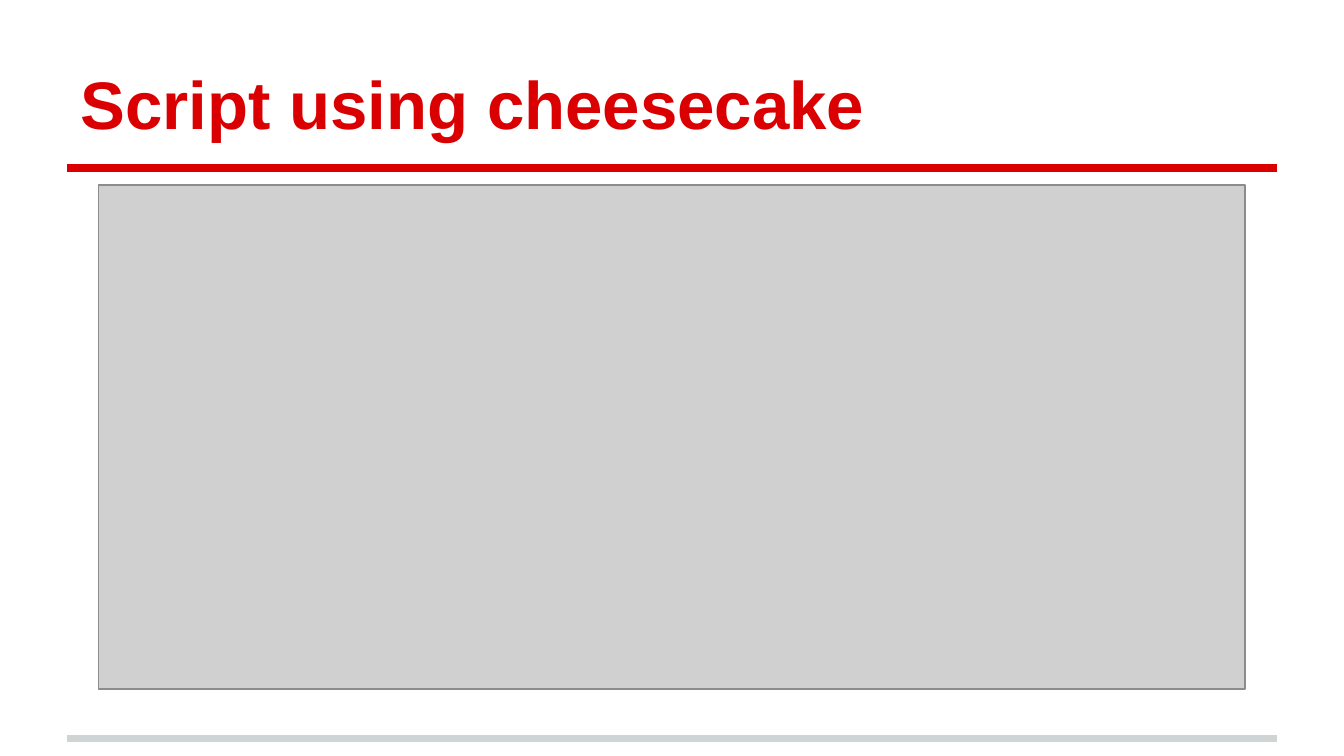
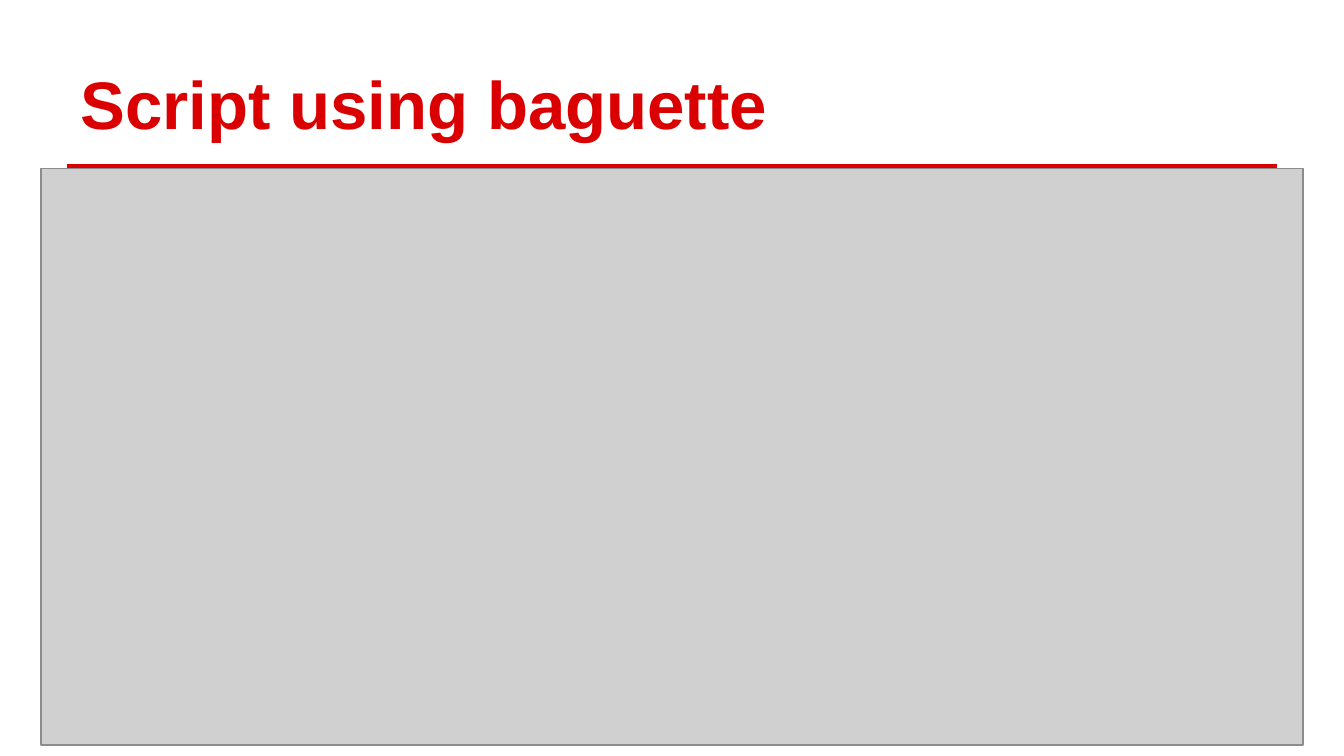
Before and after one commit to kiago/isepse2014, a slide deck: slide 6 of projects/marmiton/Marmiton_project.pptx. Drawn at 1344x756 pixels with LibreOffice and Linux fonts; fonts in the diff are those of the drawing; grey boxes stand for pictures. Boxes give left, top, right and bottom in pixels: in the first picture for what was removed or moved away, otherwise in the second. Text is boxed around its words. In the diff, an @@ line names an element or a change of style, - is before the commit and + after.

```diff
--- a/projects/marmiton/Marmiton_project.pptx
+++ b/projects/marmiton/Marmiton_project.pptx
@@ title at box(81, 80, 767, 142): text changed @@
-Script using cheesecake
+Script using baguette
@@ picture: place and size @@
-picture at box(99, 185, 1246, 689)
+picture at box(42, 168, 1304, 745)
@@ line removed from (67, 738) to (1277, 738) @@
```
Also in this commit, not shown: 2 other slides changed, 1 slide added, 1 slide removed, 3 other files.
